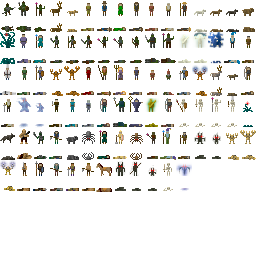
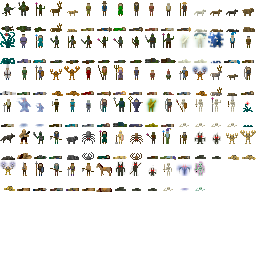
Comparing the layer stacks of the two (256, 256) images. Changes:
painted on "Background" over (193, 160, 206, 191)
